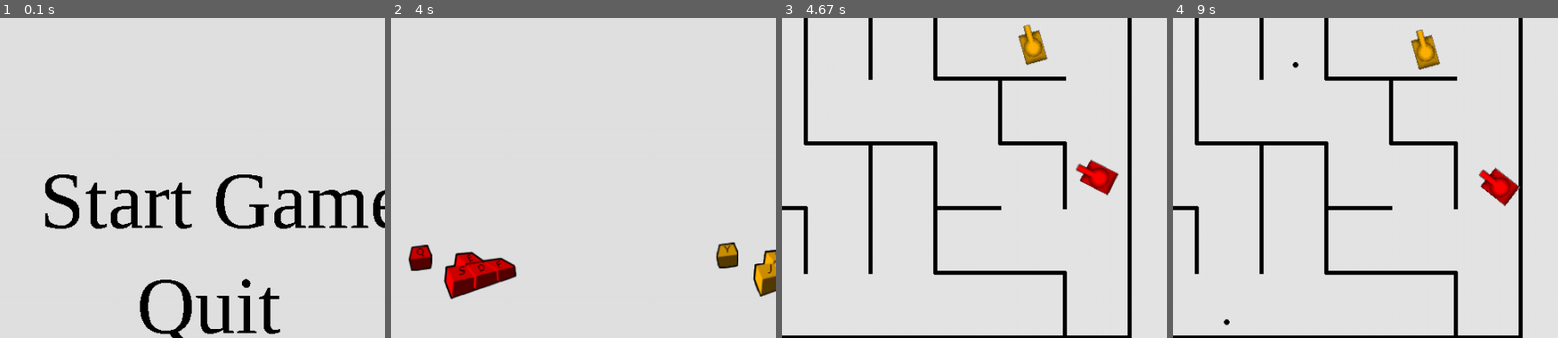
Above: before the commit, frames 1-4 (left to right).
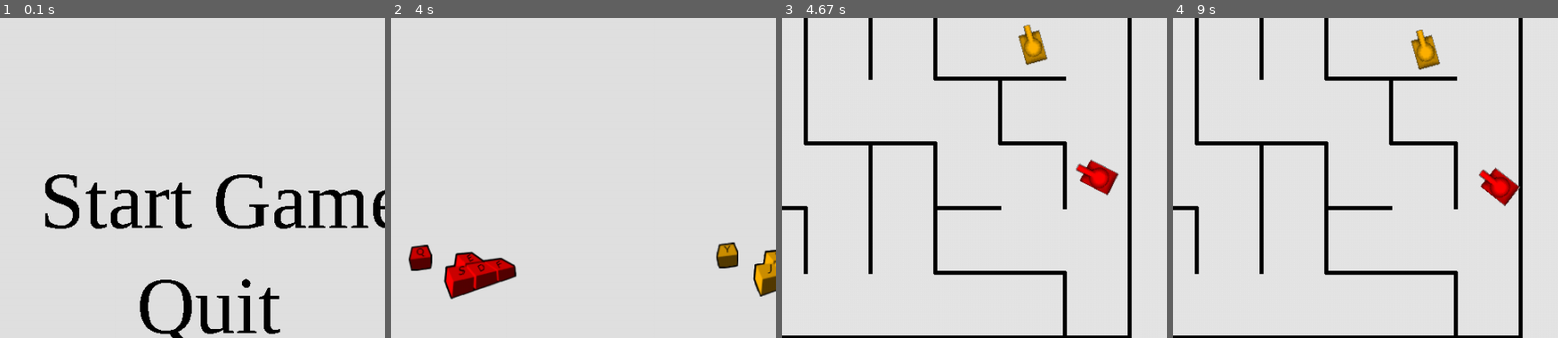
Above: after the commit, the same moments.

Repository: LankinMikhail/PyGame-project
Game: pygame game, started from Main.py
Two runs of this game, one before a commit and one after it. Both use one fixed random seed, a clock stepped at 60 frames per second and the inputs below.
Inputs (mouse positions are % of the whole screen's width and height, from its top left):
- Up to frame 1 (0.1 s): no input
- Up to frame 2 (4 s): click (52, 50) at 0.38 s; click "2 Player" at 0.72 s; click (57, 63) at 1.05 s; tap Y at 1.33 s; tap Q at 3.52 s
- Up to frame 3 (4.67 s): tap Y at 4.28 s; move the mouse to (68, 64) at 4.62 s
- Up to frame 4 (9 s): click (68, 64) at 4.67 s; hold S 4.95-5.25 s; tap F at 5.02, 5.35, 5.65, 6.02, 6.42, 6.72, 6.92, 7.22, 7.75, 8.08, 8.38 s; tap Y at 5.1, 6.5, 7.83 s; hold D 5.28-5.92 s; tap E at 5.43, 7, 8.17 s; hold S 5.95-6.32 s; hold D 6.35-6.82 s; hold D 6.85-7.32 s; tap K at 7.35 s; hold S 7.68-7.98 s; hold D 8.02-8.65 s; click (27, 65) at 8.73 s
The pictures show only the part of the screen within x 23-73%, y 22-72%; the shares and areas given below are measured in that part.

Frames 1-3 are identical in both runs. In frame 4, less than 0.1% of the frame differs, in the area x 13-33%, y 13-97%.

Commit message:
перезапуск раундов. очки в массиве scopes

Diff:
--- a/Collision/Board.py
+++ b/Collision/Board.py
@@ -1,5 +1,7 @@
 import pygame
-from Collision.Border import Border
+from Collision.Border import Border, horizontal_borders, vertical_borders
+from Collision.Player import players
+from Collision.Bullet import bullets
 
 
 class Board:
@@ -11,6 +13,13 @@
         self.height = height
         self.board = [[""] * width for _ in range(height)]
         self.set_default()
+        for elem in horizontal_borders:
+            elem.kill()
+        for elem in vertical_borders:
+            elem.kill()
+        for elem in players:
+            elem.kill()
+        bullets.clear()
 
     def set_view(self, left, top, cell_size):
         self.left = left
--- a/Collision/Player.py
+++ b/Collision/Player.py
@@ -143,6 +143,4 @@
                       velocity * math.cos(math.radians(angle)), fps * 20)
 
     def death(self):
-        self.is_alive = False
-        self.rect.x = 10000
-        self.rect.y = 10000
+        self.kill()
--- a/Logic/generator.py
+++ b/Logic/generator.py
@@ -1,4 +1,5 @@
 import random
+from Collision.Player import Player
 
 
 def generation(width, height):
@@ -29,3 +30,49 @@
         return random_place(width, height, cell_size, left, top, already)
     else:
         return randx, randy, randangle
+
+
+def random_map(mode, field):
+    if mode == "2":
+        already = []
+        pos = random_place(field.width, field.height, field.cell_size, field.left, field.top, already)
+        Player(1, pos[0], pos[1], pos[2], 1)
+        already.append((pos[0], pos[1]))
+        pos = random_place(field.width, field.height, field.cell_size, field.left, field.top, already)
+        Player(2, pos[0], pos[1], pos[2], 2)
+    elif mode == "3":
+        already = []
+        pos = random_place(field.width, field.height, field.cell_size, field.left, field.top, already)
+        Player(1, pos[0], pos[1], pos[2], 1)
+        already.append((pos[0], pos[1]))
+        pos = random_place(field.width, field.height, field.cell_size, field.left, field.top, already)
+        Player(2, pos[0], pos[1], pos[2], 2)
+        already.append((pos[0], pos[1]))
+        pos = random_place(field.width, field.height, field.cell_size, field.left, field.top, already)
+        Player(3, pos[0], pos[1], pos[2], 3)
+    elif mode == "4":
+        already = []
+        pos = random_place(field.width, field.height, field.cell_size, field.left, field.top, already)
+        Player(1, pos[0], pos[1], pos[2], 1)
+        already.append((pos[0], pos[1]))
+        pos = random_place(field.width, field.height, field.cell_size, field.left, field.top, already)
+        Player(2, pos[0], pos[1], pos[2], 2)
+        already.append((pos[0], pos[1]))
+        pos = random_place(field.width, field.height, field.cell_size, field.left, field.top, already)
+        Player(3, pos[0], pos[1], pos[2], 3)
+        already.append((pos[0], pos[1]))
+        pos = random_place(field.width, field.height, field.cell_size, field.left, field.top, already)
+        Player(4, pos[0], pos[1], pos[2], 4)
+    else:
+        already = []
+        pos = random_place(field.width, field.height, field.cell_size, field.left, field.top, already)
+        Player(1, pos[0], pos[1], pos[2], 1)
+        already.append((pos[0], pos[1]))
+        pos = random_place(field.width, field.height, field.cell_size, field.left, field.top, already)
+        Player(1, pos[0], pos[1], pos[2], 2)
+        already.append((pos[0], pos[1]))
+        pos = random_place(field.width, field.height, field.cell_size, field.left, field.top, already)
+        Player(4, pos[0], pos[1], pos[2], 3)
+        already.append((pos[0], pos[1]))
+        pos = random_place(field.width, field.height, field.cell_size, field.left, field.top, already)
+        Player(4, pos[0], pos[1], pos[2], 4)
--- a/Main.py
+++ b/Main.py
@@ -1,11 +1,8 @@
 import pygame
-import random
-import math
 from Collision.Board import Board
-from Collision.Bullet import Bullet, bullets, players
-from Collision.Player import Player
+from Collision.Bullet import bullets, players
 from Logic.menu import start_screen, second_screen
-from Logic.generator import generation, random_place
+from Logic.generator import generation, random_map
 
 FPS = 120
 if __name__ == "__main__":
@@ -13,76 +10,36 @@
     screen = pygame.display.set_mode((1000, 1000))
     start = start_screen(screen)
     clock = pygame.time.Clock()
-    if start:
-        game_mode = second_screen(screen)
-    if game_mode[1] == "small":
-        width = 6
-        height = 5
-    elif game_mode[1] == "medium":
-        width = 8
-        height = 7
-    else:
-        width = 11
-        height = 9
-    field = Board(width, height)
-    field.set_view(10, 10, 80)
-    level = generation(width, height)
-    field.fill(level)
-    if game_mode[0] == "2":
-        already = []
-        pos = random_place(width, height, field.cell_size, field.left, field.top, already)
-        Player(1, pos[0], pos[1], pos[2], 1)
-        already.append((pos[0], pos[1]))
-        pos = random_place(width, height, field.cell_size, field.left, field.top, already)
-        Player(2, pos[0], pos[1], pos[2], 2)
-    elif game_mode[0] == "3":
-        already = []
-        pos = random_place(width, height, field.cell_size, field.left, field.top, already)
-        Player(1, pos[0], pos[1], pos[2], 1)
-        already.append((pos[0], pos[1]))
-        pos = random_place(width, height, field.cell_size, field.left, field.top, already)
-        Player(2, pos[0], pos[1], pos[2], 2)
-        already.append((pos[0], pos[1]))
-        pos = random_place(width, height, field.cell_size, field.left, field.top, already)
-        Player(3, pos[0], pos[1], pos[2], 3)
-    elif game_mode[0] == "4":
-        already = []
-        pos = random_place(width, height, field.cell_size, field.left, field.top, already)
-        Player(1, pos[0], pos[1], pos[2], 1)
-        already.append((pos[0], pos[1]))
-        pos = random_place(width, height, field.cell_size, field.left, field.top, already)
-        Player(2, pos[0], pos[1], pos[2], 2)
-        already.append((pos[0], pos[1]))
-        pos = random_place(width, height, field.cell_size, field.left, field.top, already)
-        Player(3, pos[0], pos[1], pos[2], 3)
-        already.append((pos[0], pos[1]))
-        pos = random_place(width, height, field.cell_size, field.left, field.top, already)
-        Player(4, pos[0], pos[1], pos[2], 4)
-    else:
-        already = []
-        pos = random_place(width, height, field.cell_size, field.left, field.top, already)
-        Player(1, pos[0], pos[1], pos[2], 1)
-        already.append((pos[0], pos[1]))
-        pos = random_place(width, height, field.cell_size, field.left, field.top, already)
-        Player(1, pos[0], pos[1], pos[2], 2)
-        already.append((pos[0], pos[1]))
-        pos = random_place(width, height, field.cell_size, field.left, field.top, already)
-        Player(4, pos[0], pos[1], pos[2], 3)
-        already.append((pos[0], pos[1]))
-        pos = random_place(width, height, field.cell_size, field.left, field.top, already)
-        Player(4, pos[0], pos[1], pos[2], 4)
+    game_mode = second_screen(screen)
     running = True
-    for player in players:
-        player.render(screen)
+    wait = 0
+    scores = [0, 0, 0, 0]
+    live = set()
     while running:
+        if wait == 0:
+            if game_mode[1] == "small":
+                width = 6
+                height = 5
+            elif game_mode[1] == "medium":
+                width = 8
+                height = 7
+            else:
+                width = 11
+                height = 9
+            field = Board(width, height)
+            field.set_view(10, 10, 80)
+            level = generation(width, height)
+            field.fill(level)
+            random_map(game_mode[0], field)
+            wait = FPS * 5
+            for player in players:
+                player.render(screen)
+            for elem in live:
+                scores[elem - 1] += 1
+            print(scores)
         for event in pygame.event.get():
             if event.type == pygame.QUIT:
                 running = False
-            if event.type == pygame.MOUSEBUTTONDOWN:
-                angle = random.randint(45, 45)
-                velocity = 180 / FPS
-                bullets.append(Bullet(3, event.pos[0], event.pos[1], velocity * math.sin(math.radians(angle)),
-                                      velocity * math.cos(math.radians(angle)), FPS * 30))
             if event.type == pygame.KEYDOWN:
                 for player in players:
                     if event.key == player.w and player.motion != "no forward":
@@ -110,9 +67,13 @@
         for bullet in bullets:
             bullet.render(screen)
             bullet.update()
+        live = set()
         for player in players:
             if player.is_alive:
+                live.add(player.team)
                 player.render(screen)
                 player.update()
+        if len(live) <= 1:
+            wait -= 1
         clock.tick(FPS)
         pygame.display.flip()
